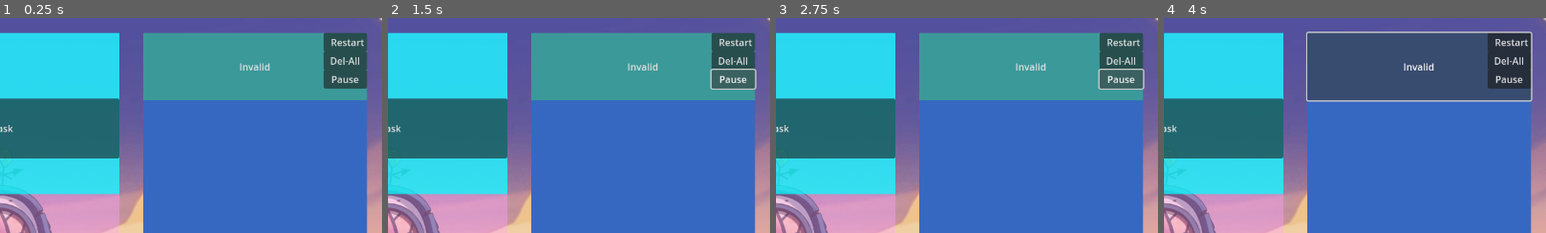
Above: before the commit, frames 1-4 (left to right).
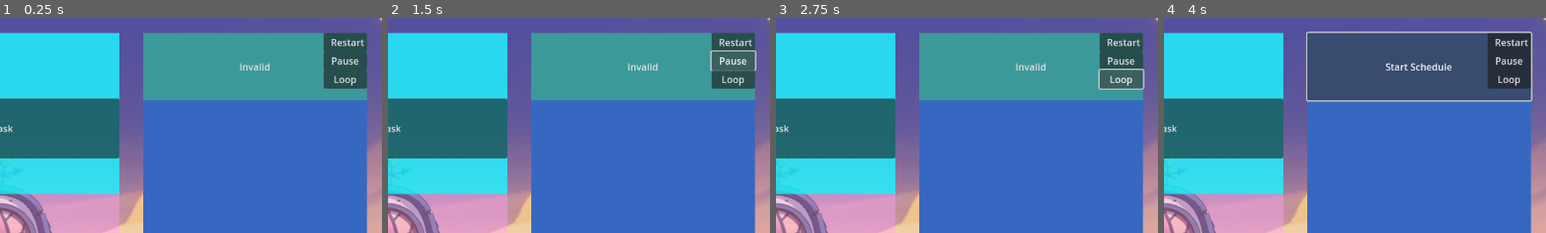
Above: after the commit, the same moments.

Repository: MacBeing3/Custom-Pomodoro-Style-Timers
Game: Godot game, scene res://src/project_root.tscn
Two runs of this game, one before a commit and one after it. Both use one fixed random seed, a clock stepped at 60 frames per second and the inputs below.
Inputs (mouse positions are % of the whole screen's width and height, from its top left):
- Up to frame 1 (0.25 s): no input
- Up to frame 2 (1.5 s): click (95, 10) at 0.5 s, where only the run before the commit has a clickable "Del-All"; click "Pause" at 1.25 s
- Up to frame 3 (2.75 s): click "Pause" (after the commit: "Loop") at 2 s
- Up to frame 4 (4 s): click "Dv mde" at 2.75 s; click "Invalid" (after the commit: "Start Schedule") at 3.5 s
The pictures show only the part of the screen within x 50-100%, y 0-50%; the shares and areas given below are measured in that part.

The runs differ from the first frame. In frame 1, 0.3% of the frame differs, in the area x 86-94%, y 18-32%; in frame 2, 0.8%, in the area x 84-97%, y 15-34%; in frame 3, 0.3%; in frame 4, 0.7%.
Error in both runs: Cannot call method 'get_node' on a null value. (res://src/V2_Timer_Unit.gd:9)

Commit message:
Toggle dev mode functional
+fully functional
+toggling button class reset_sched
+reset_sched checks for dev_mode status

Diff:
--- a/Nice timers/src/Main_Screen.gd
+++ b/Nice timers/src/Main_Screen.gd
@@ -154,9 +154,12 @@
 
 	for child in sched_vbox.get_child_count():
 		sched_vbox.get_child(child).value = 0
+
 		var dictionary = timers_scheduled[child]
 		sched_vbox.get_child(child).timer.start(dictionary["duration"])
 
+		sched_vbox.get_child(child).dev_mode = dev_mode_enabled
+		sched_vbox.get_child(child)._check_dev_mode()
 		sched_vbox.get_child(child).timer.set_paused(true)
 
 	schedule_button_function = "Start Schedule"
@@ -169,5 +172,6 @@
 
 func _on_check_button_pressed():
 	dev_mode_enabled = not dev_mode_enabled
+	print("devmode", dev_mode_enabled)
 
-	print("devmode", dev_mode_enabled)
+	_reset_schedule()
--- a/Nice timers/src/Main_Screen.tscn
+++ b/Nice timers/src/Main_Screen.tscn
@@ -225,11 +225,11 @@
 
 [node name="Button" type="Button" parent="BackgroundImage/MarginContainer/HSplitContainer/TaskBoard/VSplitContainer/StartSchedule/VBoxContainer"]
 layout_mode = 2
-text = "Del-All"
+text = "Pause"
 
 [node name="Button2" type="Button" parent="BackgroundImage/MarginContainer/HSplitContainer/TaskBoard/VSplitContainer/StartSchedule/VBoxContainer"]
 layout_mode = 2
-text = "Pause"
+text = "Loop"
 
 [node name="ScheduleVBox" type="VBoxContainer" parent="BackgroundImage/MarginContainer/HSplitContainer/TaskBoard/VSplitContainer"]
 layout_mode = 2
--- a/Nice timers/src/task_box.gd
+++ b/Nice timers/src/task_box.gd
@@ -47,3 +47,12 @@
 func _on_popup_pressed() -> void:
 	window_hide.emit()
 	$AlarmTimerOff.stop()
+
+
+func _check_dev_mode():
+	timer.stop()
+	if dev_mode:
+		timer.start(minutes)
+	else: timer.start(minutes*60)
+
+	timer.set_paused(true)
